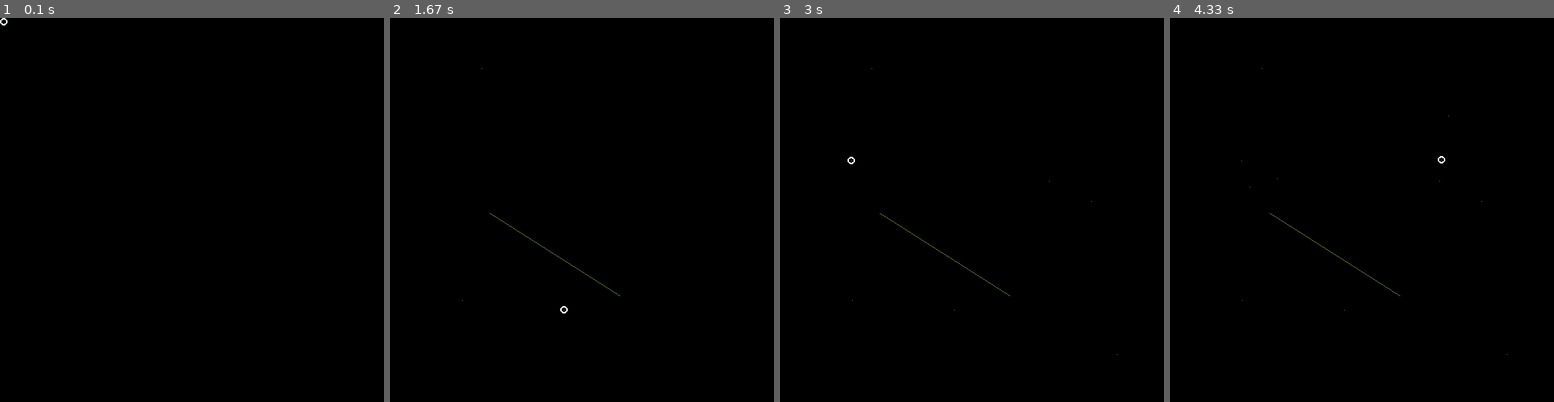
Above: before the commit, frames 1-4 (left to right).
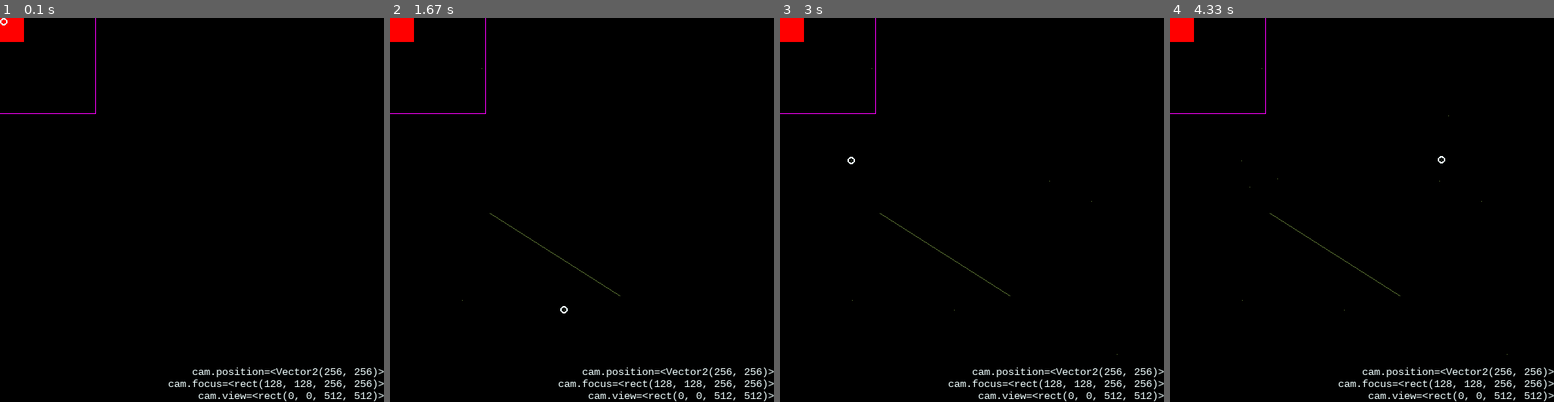
Above: after the commit, the same moments.

Repository: hitbox/scratch
Game: pygame game, started from pygame-examples/webbed.py
Same seed, same stepped clock (60 frames per second), same inputs: the game is played once before the commit and once after it.
Inputs (mouse positions are in pixels of both pictures, inside the frame that each line leads up to):
- Up to frame 1 (0.1 s): no input
- Up to frame 2 (1.67 s): press the mouse at (489, 213) at 0.37 s; move the mouse to (555, 256) at 0.47 s; release the mouse at (620, 294) at 0.6 s; click (462, 298) at 0.72 s; click (482, 67) at 1.05 s; click (562, 309) at 1.38 s
- Up to frame 3 (3 s): click (1117, 355) at 1.72 s; click (1048, 179) at 2.05 s; click (1091, 202) at 2.38 s; click (852, 160) at 2.72 s
- Up to frame 4 (4.33 s): click (1446, 114) at 3.05 s; click (1250, 186) at 3.38 s; click (1277, 179) at 3.72 s; click (1442, 160) at 4.05 s

The runs differ from the first frame. In frame 1, 1.5% of the frame differs, in the area x 0-100%, y 0-100%; in frame 2, 1.5%; in frame 3, 1.5%; in frame 4, 1.5%.

Commit message:
pygame-examples/webbed.py mostly working again
- switch to center again
- trying to show the focus rect of the camera

Diff:
--- a/pygame-examples/webbed.py
+++ b/pygame-examples/webbed.py
@@ -27,10 +27,13 @@
 
     def __init__(self, size):
         self.view = pygame.Rect((0, 0), size)
+        self.position = pygame.Vector2(self.view.center)
+        self.velocity = pygame.Vector2()
         x = -min(size) // 2
         self.focus = self.view.inflate(x, x)
-        self.position = pygame.Vector2(self.view.topleft)
-        self.velocity = pygame.Vector2()
+        self.focus.center = self.position
+        # TODO
+        # - trying to make the focus rect appear on screen where it should.
 
     def to_world(self, point):
         return self.position + point
@@ -38,10 +41,13 @@
     def to_screen(self, point):
         return point - self.position
 
+    def focus_as_screen(self):
+        return self.focus.move(*-self.position)
+
     def update(self, elapsed):
         self.position += self.velocity
-        self.view.topleft = self.position
-        self.focus.topleft = self.position
+        self.view.center = self.position
+        self.focus.center = self.position
 
 
 class EventMixin:
@@ -83,6 +89,7 @@
         self.clock = pygame.time.Clock()
         self.frames_per_second = 60
         self.camera = Camera(self.window.size)
+        self.ui_font = pygame.font.SysFont('monospace', 14)
         self.data = DemoData()
 
     def on_keydown(self, event):
@@ -108,28 +115,54 @@
             # move camera
             self.camera.position -= event.rel
 
-    def update(self):
-        # update state
-        elapsed = self.clock.tick(self.frames_per_second)
-        mouse_pos = pygame.mouse.get_pos()
-        # draw
-        self.screen.fill('black')
+    def lines_to_draw(self):
         lines = self.data.lines[:]
         if self.data.newline_start:
+            mouse_pos = pygame.mouse.get_pos()
             preview = Line(
                 self.data.newline_start,
                 self.camera.to_world(mouse_pos),
                 'white'
             )
             lines.append(preview)
-        for line in lines:
+        return lines
+
+    def update(self):
+        # update state and draw
+        elapsed = self.clock.tick(self.frames_per_second)
+        mouse_pos = pygame.mouse.get_pos()
+        self.camera.update(elapsed)
+        # draw
+        self.screen.fill('black')
+        # draw player
+        player = self.data.player
+        pos = -pygame.Vector2(self.camera.view.topleft)
+        self.screen.blit(player.image, player.rect.move(*pos))
+        # draw lines
+        for line in self.lines_to_draw():
             points = map(self.camera.to_screen, line)
             pygame.draw.line(self.screen, line.color, *points)
+        # draw camera
+        pygame.draw.rect(self.screen, 'magenta', self.camera.focus_as_screen(), 1)
+        # draw ui
+        cam = self.camera
+        text_lines = [
+            f'{cam.view=}',
+            f'{cam.focus=}',
+            f'{cam.position=}',
+        ]
+        images = [self.ui_font.render(line, True, 'azure') for line in text_lines]
+        rects = list(map(pygame.Surface.get_rect, images))
+        rects[0].bottomright = self.window.bottomright
+        setpairattr(rects, 'bottomright', 'topright')
+        for image, rect in zip(images, rects):
+            self.screen.blit(image, rect)
+        # draw cursor
         pygame.draw.circle(self.screen, 'azure', mouse_pos, 5, 2)
         pygame.display.flip()
 
 
-def pairattr(items, sattr, gattr):
+def setpairattr(items, sattr, gattr):
     for i1, i2 in zip(items, items[1:]):
         setattr(i2, sattr, getattr(i1, gattr))
 
